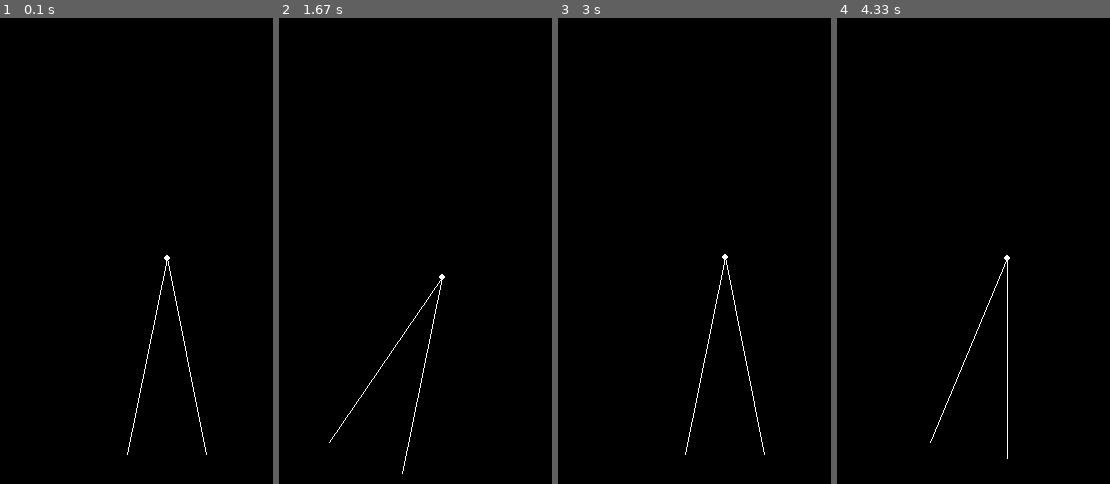
Above: before the commit, frames 1-4 (left to right).
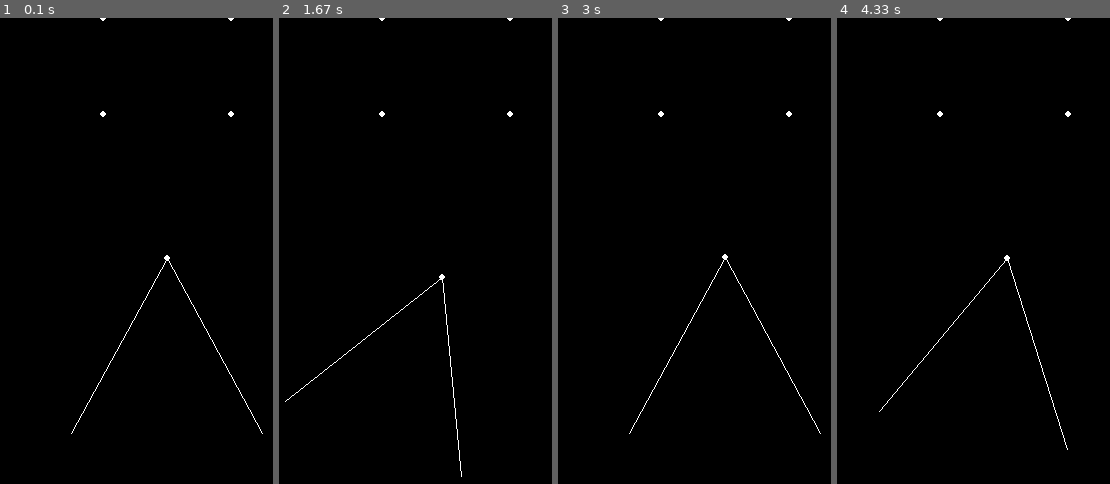
Above: after the commit, the same moments.

Repository: toniaai/pygame_projects
Game: pygame game, started from data/main.py
Same seed, same stepped clock (60 frames per second), same inputs: the game is played once before the commit and once after it.
Inputs:
- Up to frame 1 (0.1 s): no input
- Up to frame 2 (1.67 s): hold D 0.33-0.8 s; hold W 0.83-1.13 s; hold D 1.17-1.63 s
- Up to frame 3 (3 s): hold A 1.67-2.2 s; hold S 2.23-2.53 s; hold A 2.57-2.97 s
- Up to frame 4 (4.33 s): hold W 3-3.37 s; hold D 3.4-4.03 s; hold S from 4.07 s (still down)

The runs differ from the first frame. In frame 1, 0.6% of the frame differs, in the area x 26-97%, y 0-94%; in frame 2, 0.6%; in frame 3, 0.6%; in frame 4, 0.6%.

Commit message:
Review triangle

Diff:
--- a/data/main.py
+++ b/data/main.py
@@ -10,6 +10,7 @@
 THICKNESS_PUNTO = 3
 COLOR_BLACK = (0, 0, 0)
 COLOR_WHITE = (255, 255, 255)
+COLOR_RED = (255, 0, 0)
 MULT_GLOBAL = 0.01
 BASE_W = 1
 BASE_S = 1
@@ -26,10 +27,11 @@
 SCREEN_WIDHT_UNIT = SCREEN_WIDTH / GRID_SIZE
 SCREEN_HEIGHT_UNIT = SCREEN_HEIGHT / GRID_SIZE
 
+# FURTHERS VISION CONE
 VISION_Y = 200
 FORWARD_DISTANCE = 10
-LEFT_EYE_ANGLE = 0.2
-RIGHT_EYE_ANGLE = 0.2
+LEFT_EYE_ANGLE = 0.5
+RIGHT_EYE_ANGLE = 0.5
 
 def convert_coordinate_to_pixel(point):
     point_x = point[0]
@@ -62,6 +64,40 @@
         if is_point_in_distance(player, point, distance):
             return_points_in_distance.append(point)
 
+# next steps:
+# def draw_map_points(POINTS):
+#   reads the points array input and draws them on screen
+#   checks if they are in vision range and sorts them in two lists
+#   of points that go into draw_map_point
+#
+# def draw_map_point(point, vis):
+# this actually draws the points, with vis as if its visible or not
+def area(point_1, point_2, point_3):
+    return abs((point_1[0] * (point_2[1] - point_3[1]) + point_2[0] * (point_3[1] - point_1[1]) + point_3[0] * (point_1[1] - point_2[1]))/2)
+
+
+def is_in_triangle(point, t_point_1, t_point_2, t_point_3):
+    a = area(t_point_1, t_point_2, t_point_3)
+    a1 = area(point, t_point_2, t_point_3)
+    a2 = area(t_point_1, point, t_point_3)
+    a3 = area(t_point_1, t_point_2, point)
+
+    return (a == (a1 + a2 + a3))
+
+def draw_map_point(screen, point, player):
+    point_l, point_r = draw_player_vision(screen, player)
+
+    if is_in_triangle(convert_coordinate_to_pixel(point), (player[0], player[1]), point_l, point_r):
+        pygame.draw.circle(screen, COLOR_RED, convert_coordinate_to_pixel(point), THICKNESS_PUNTO)
+    else:
+        pygame.draw.circle(screen, COLOR_WHITE, convert_coordinate_to_pixel(point), THICKNESS_PUNTO)
+
+
+def draw_map_points(screen, points, player):
+    for point in points:
+        draw_map_point(screen, point, player)
+
+
 def draw_player(screen, player):
     pygame.draw.circle(screen, COLOR_WHITE, (player[0], player[1]), THICKNESS_PUNTO)
 
@@ -74,6 +110,7 @@
 
     pygame.draw.line(screen, COLOR_WHITE, (player[0], player[1]), (new_point_f_x_l, new_point_f_y_l), width= 1)
     pygame.draw.line(screen, COLOR_WHITE, (player[0], player[1]), (new_point_f_x_r, new_point_f_y_r), width= 1)
+    return (new_point_f_x_l, new_point_f_y_l), (new_point_f_x_r, new_point_f_y_r)
 
 def move_player(player, mode):
     new_point_f_x = cos(player[2]) * (player[0] - player[0]) - sin(player[2]) * ( player[1] + (FORWARD_DISTANCE * mode) - player[1]) + player[0]
@@ -86,13 +123,14 @@
     if pygame.display.mode_ok((SCREEN_WIDTH, SCREEN_HEIGHT), DISPLAY_FLAGS):
         screen = pygame.display.set_mode((SCREEN_WIDTH, SCREEN_HEIGHT), DISPLAY_FLAGS)
 
+    # player = [pos_x, pos_y, vision_angle]
     player = [320, 240, 0]
 
     run = 1
     clock = pygame.time.Clock()
 
     while run:
-        screen.fill((0,0,0))
+
         events = pygame.event.get()
 
         for event in events:
@@ -114,9 +152,11 @@
             if keys[K_s]:
                 player = move_player(player, -1)
 
+        screen.fill(0)
+        draw_map_points(screen, POINTS, player)
+        draw_player(screen, player)
+        _, _ = draw_player_vision(screen, player)
 
-        draw_player(screen, player)
-        draw_player_vision(screen, player)
 
         pygame.display.flip()
         clock.tick(60)
